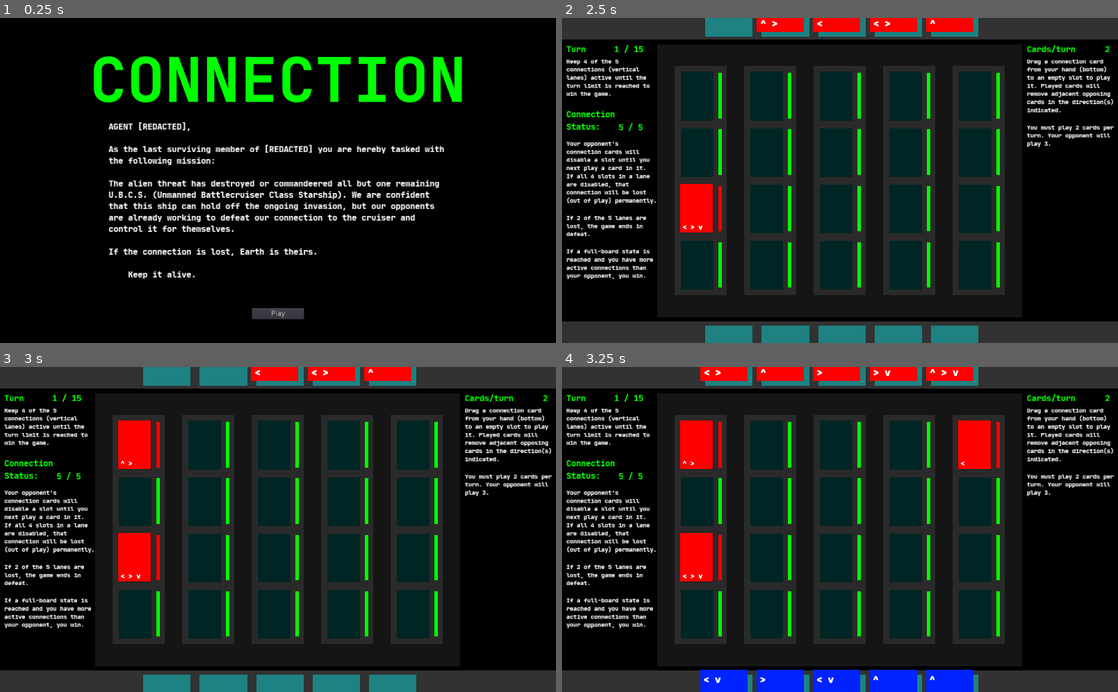
Above: before the commit, frames 1-4 (two rows, left to right).
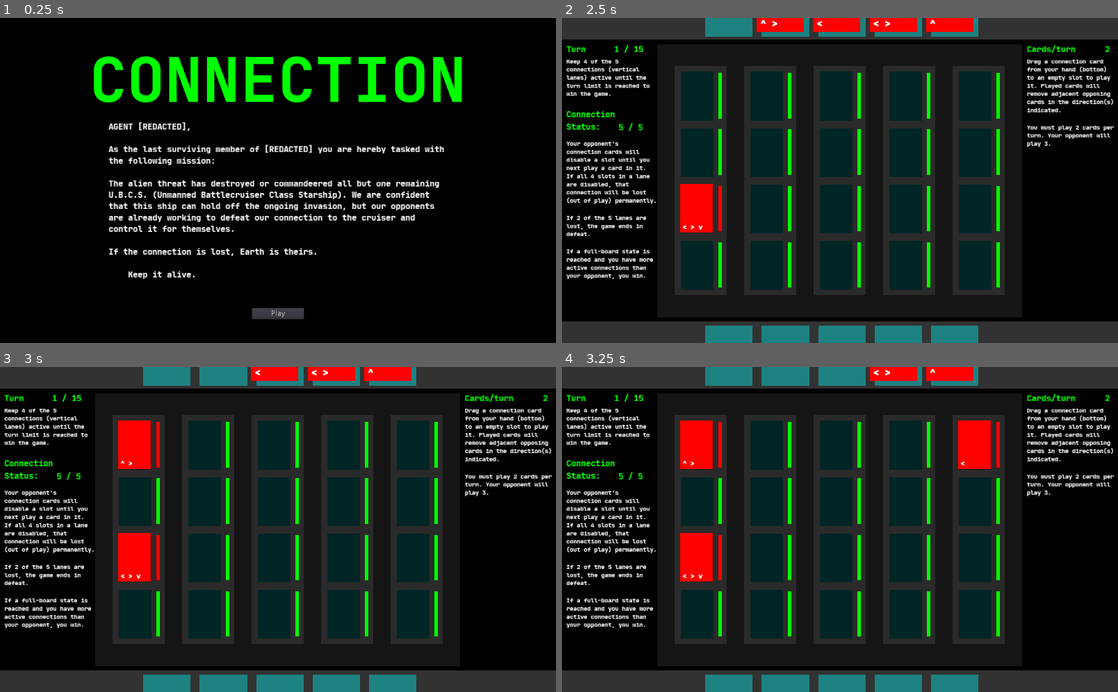
Above: after the commit, the same moments.

Repository: justinwash/Ludum-Dare-46
Game: Godot game, scene res://title.tscn
Same seed, same stepped clock (60 frames per second), same inputs: the game is played once before the commit and once after it.
Inputs (mouse positions are in pixels of both pictures, inside the frame that each line leads up to):
- Up to frame 1 (0.25 s): no input
- Up to frame 2 (2.5 s): click "Play" at 0.5 s; tap Enter at 1.25 s; drag from (695, 258) to (695, 144) at 1.27 s; tap Space at 2 s; drag from (695, 200) to (695, 89) at 2.02 s
- Up to frame 3 (3 s): move the mouse to (133, 558) at 2.77 s; click (133, 558) at 2.92 s
- Up to frame 4 (3.25 s): no input

Frames 1-3 are identical in both runs. In frame 4, 4.0% of the frame differs, in the area x 24-74%, y 0-100%.
Error after the commit: Invalid call to function 'disconnect' in base 'Timer'. Expected 3 arguments. (res://player/opponent.gd:83)

Commit message:
bug fixes?

Diff:
--- a/game/board/lane/lane.gd
+++ b/game/board/lane/lane.gd
@@ -13,6 +13,10 @@
 			status_good = true
 	if !status_good and !lost:
 		lost = true
+
+		for slot in slots.get_children():
+			slots.remove_child(slot)
+
 		timer.connect("timeout", self, "_lane_lost")
 		timer.set_wait_time(0.5)
 		timer.start()
--- a/game/board/lane/slot.gd
+++ b/game/board/lane/slot.gd
@@ -60,10 +60,6 @@
 	else:
 		set_status_good(false)
 
-	var open_slots = get_open_slots()
-	if len(open_slots) == 0:
-		board.emit_signal("full_board")
-
 	do_effects(card_to_add)
 
 func get_open_slots():
@@ -84,39 +80,47 @@
 
 func do_effects(card):
 	if card.effects.left:
-		var slot_should_remove = get_node("../../../Lane"+str(lane-1)+"/Slots/Slot"+str(slot))
-		if slot_should_remove:
-			if slot_should_remove.card.get_child_count() > 0:
-				var card_to_remove = slot_should_remove.card.get_child(0)
-				if card_to_remove.side != card.side:
-					slot_should_remove.card.remove_child(slot_should_remove.card.get_child(0))
-					destroy_sound.play()
+		if lane - 1 > 0:
+			var slot_should_remove = get_node("../../../Lane"+str(lane-1)+"/Slots/Slot"+str(slot))
+			if slot_should_remove:
+				if slot_should_remove.card.get_child_count() > 0:
+					var card_to_remove = slot_should_remove.card.get_child(0)
+					if card_to_remove.side != card.side:
+						slot_should_remove.card.remove_child(slot_should_remove.card.get_child(0))
+						destroy_sound.play()
 
 	if card.effects.up:
-		var slot_should_remove = get_node("../../../Lane"+str(lane)+"/Slots/Slot"+str(slot+1))
-		if slot_should_remove:
-			if slot_should_remove.card.get_child_count() > 0:
-				var card_to_remove = slot_should_remove.card.get_child(0)
-				if card_to_remove.side != card.side:
-					slot_should_remove.card.remove_child(slot_should_remove.card.get_child(0))
-					destroy_sound.play()
+		if slot + 1 < 5:
+			var slot_should_remove = get_node("../../../Lane"+str(lane)+"/Slots/Slot"+str(slot+1))
+			if slot_should_remove:
+				if slot_should_remove.card.get_child_count() > 0:
+					var card_to_remove = slot_should_remove.card.get_child(0)
+					if card_to_remove.side != card.side:
+						slot_should_remove.card.remove_child(slot_should_remove.card.get_child(0))
+						destroy_sound.play()
 
 
 	if card.effects.right:
-		var slot_should_remove = get_node("../../../Lane"+str(lane+1)+"/Slots/Slot"+str(slot))
-		if slot_should_remove:
-			if slot_should_remove.card.get_child_count() > 0:
-				var card_to_remove = slot_should_remove.card.get_child(0)
-				if card_to_remove.side != card.side:
-					slot_should_remove.card.remove_child(slot_should_remove.card.get_child(0))
-					destroy_sound.play()
+		if lane + 1 < 6:
+			var slot_should_remove = get_node("../../../Lane"+str(lane+1)+"/Slots/Slot"+str(slot))
+			if slot_should_remove:
+				if slot_should_remove.card.get_child_count() > 0:
+					var card_to_remove = slot_should_remove.card.get_child(0)
+					if card_to_remove.side != card.side:
+						slot_should_remove.card.remove_child(slot_should_remove.card.get_child(0))
+						destroy_sound.play()
 
 
 	if card.effects.down:
-		var slot_should_remove = get_node("../../../Lane"+str(lane)+"/Slots/Slot"+str(slot-1))
-		if slot_should_remove:
-			if slot_should_remove.card.get_child_count() > 0:
-				var card_to_remove = slot_should_remove.card.get_child(0)
-				if card_to_remove.side != card.side:
-					slot_should_remove.card.remove_child(slot_should_remove.card.get_child(0))
-					destroy_sound.play()
+		if slot - 1 > 0:
+			var slot_should_remove = get_node("../../../Lane"+str(lane)+"/Slots/Slot"+str(slot-1))
+			if slot_should_remove:
+				if slot_should_remove.card.get_child_count() > 0:
+					var card_to_remove = slot_should_remove.card.get_child(0)
+					if card_to_remove.side != card.side:
+						slot_should_remove.card.remove_child(slot_should_remove.card.get_child(0))
+						destroy_sound.play()
+
+	var open_slots = get_open_slots()
+	if len(open_slots) == 0:
+		board.emit_signal("full_board")
--- a/game/player/opponent.gd
+++ b/game/player/opponent.gd
@@ -13,7 +13,8 @@
 
 onready var hand = $Hand
 onready var game = get_parent()
-onready var timer = $Timer
+onready var timer = $DelayTimer
+onready var turn_timer = $TurnTimer
 
 signal end_turn
 signal end_game
@@ -47,6 +48,10 @@
 
 func _on_Player_end_turn():
 	if process:
+		turn_timer.connect("timeout", self, "end_turn")
+		turn_timer.set_wait_time(5)
+		turn_timer.start()
+
 		if game.turn_count >= 14:
 			return
 		hand.draw_to_five()
@@ -75,6 +80,7 @@
 	return open_slots[rand]
 
 func end_turn():
+	turn_timer.disconnect("timer")
 	hand.draw_to_five()
 	emit_signal("end_turn")
 	played_cards = 0
--- a/game/player/opponent.tscn
+++ b/game/player/opponent.tscn
@@ -86,7 +86,9 @@
 texture = ExtResource( 2 )
 centered = false
 
-[node name="Timer" type="Timer" parent="."]
+[node name="DelayTimer" type="Timer" parent="."]
+
+[node name="TurnTimer" type="Timer" parent="."]
 
 [editable path="StateMachine"]
 
